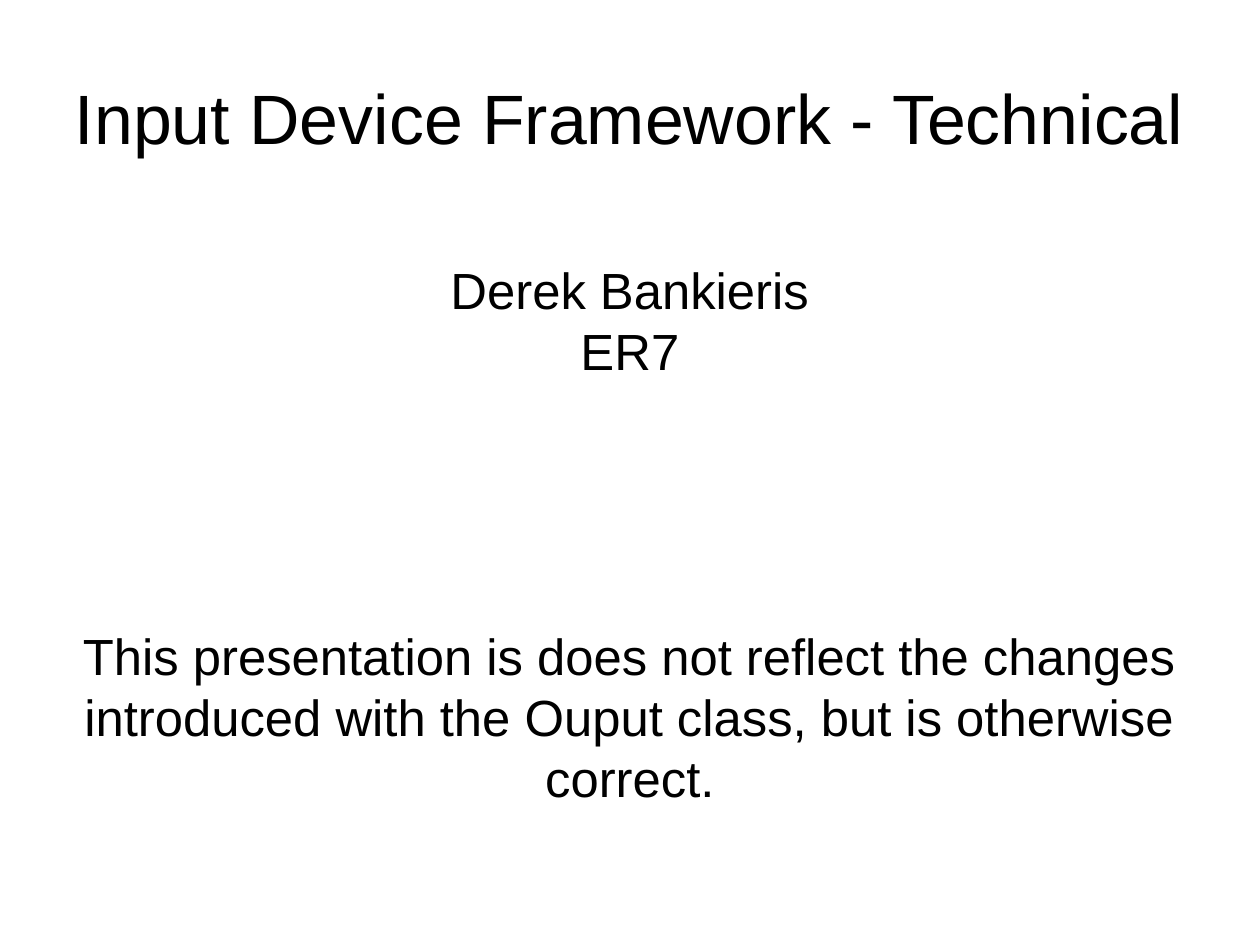
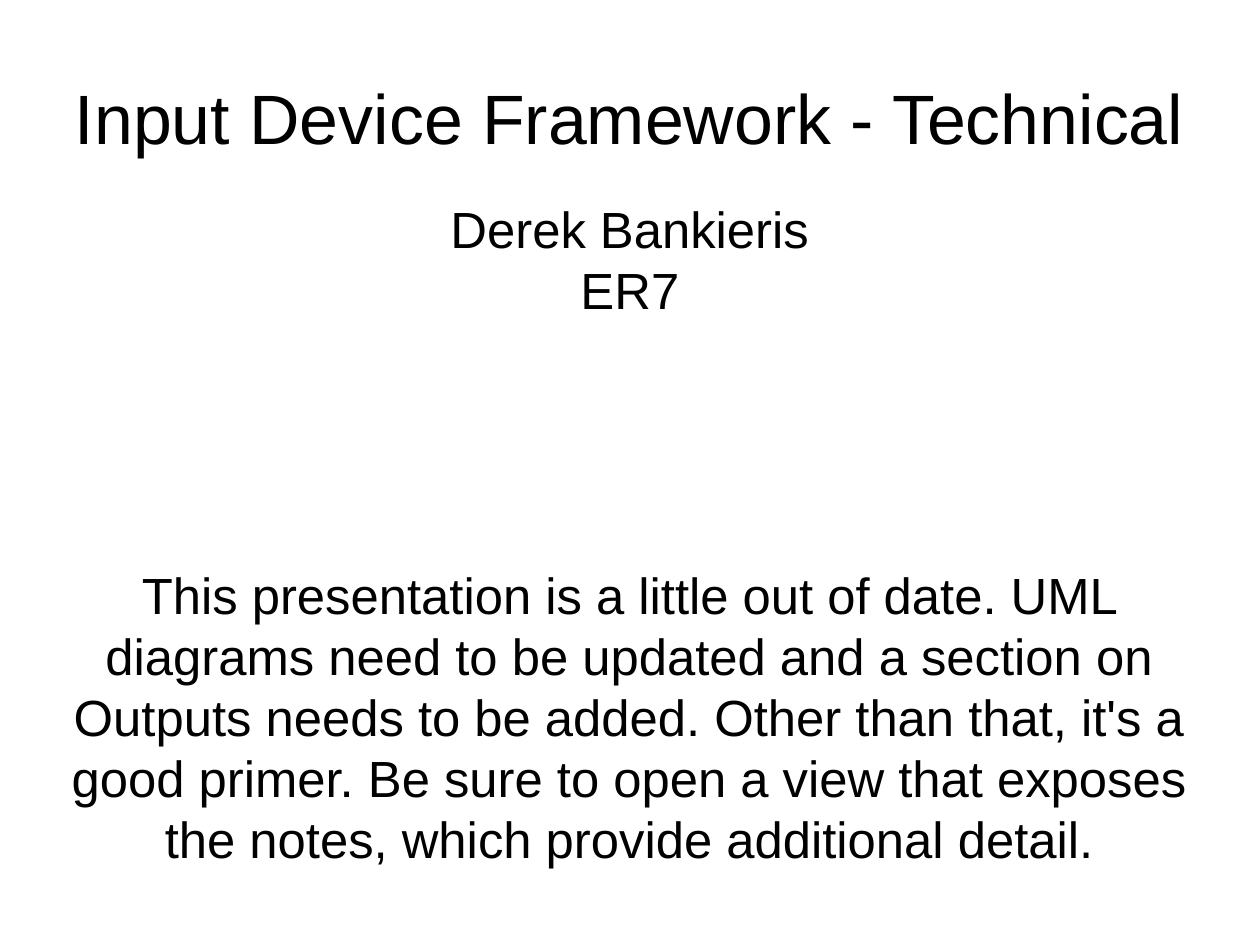
Before and after one commit to nasa/IDF, a slide deck: slide 1 of docs/TechnicalOverview.odp. Drawn at 1260x945 pixels with LibreOffice and Linux fonts; fonts in the diff are those of the drawing. Boxes give left, top, right and bottom in pixels: in the first picture for what was removed or moved away, otherwise in the second. Text is boxed around its words. In the diff, an @@ line names an element or a change of style, - is before the commit and + after.

```diff
--- a/docs/TechnicalOverview.odp
+++ b/docs/TechnicalOverview.odp
@@ subtitle at <box>72,577,1186,868</box>: text changed @@
-This presentation is does not reflect the changes introduced with the Ouput class, but is otherwise correct.
+This presentation is a little out of date. UML diagrams need to be updated and a section on Outputs needs to be added. Other than that, it's a good primer. Be sure to open a view that exposes the notes, which provide additional detail.
```
Also in this commit, not shown: 1 other slide changed.
